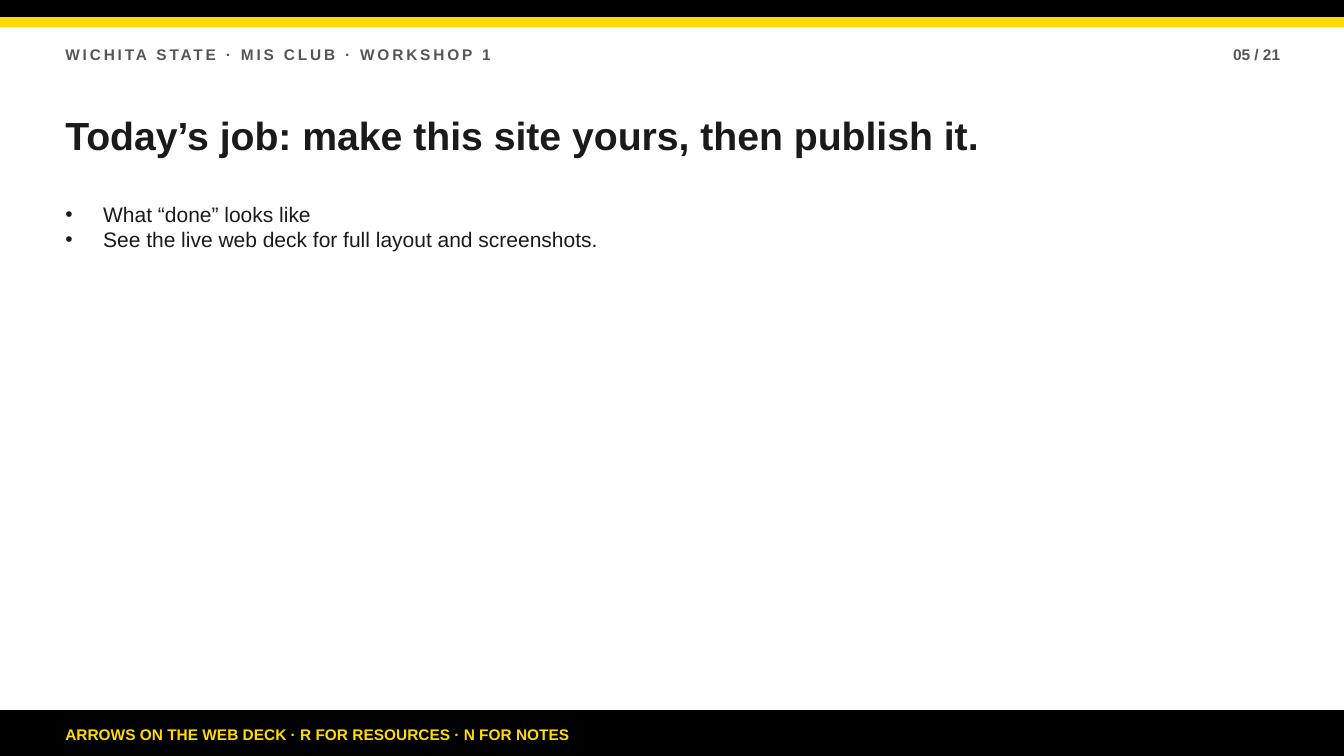
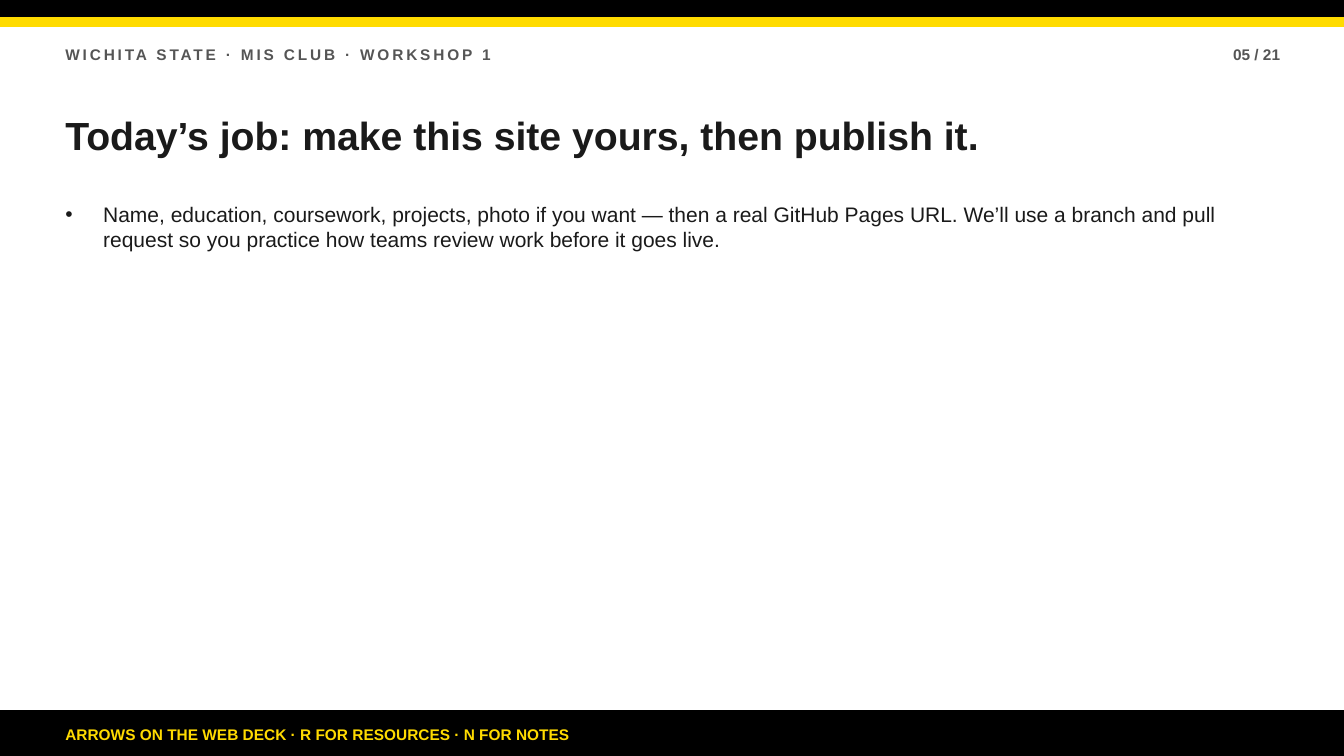
Before and after one commit to bsbcyber/workshop-site, a slide deck: slide 5 of downloads/workshop-1-presentation.pptx. Drawn at 1344x756 pixels with LibreOffice and Linux fonts; fonts in the diff are those of the drawing. Boxes give left, top, right and bottom in pixels: in the first picture for what was removed or moved away, otherwise in the second. Text is boxed around its words. In the diff, an @@ line names an element or a change of style, - is before the commit and + after.

Commit message:
Deck: personal About Me with photo and education

```diff
--- a/downloads/workshop-1-presentation.pptx
+++ b/downloads/workshop-1-presentation.pptx
@@ text at (103,206,1215,252): text changed @@
-• What “done” looks like
-• See the live web deck for full layout and screenshots.
+• Name, education, coursework, projects, photo if you want — then a real GitHub Pages URL. We’ll use a branch and pull request so you practice how teams review work before it goes live.
```
Also in this commit, not shown: 18 other slides changed, 4 other files.
